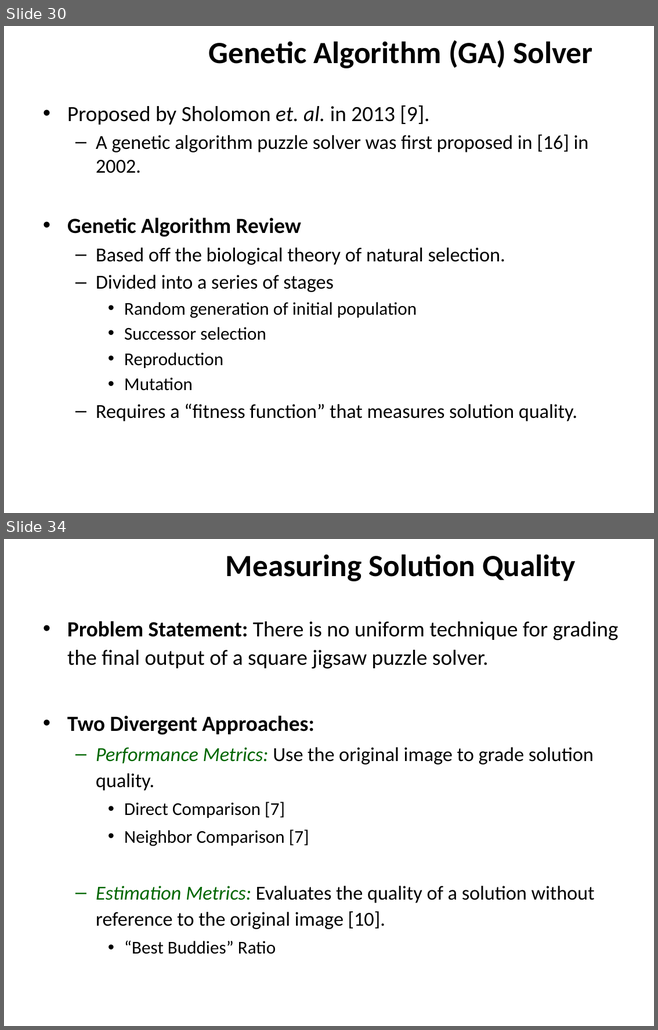
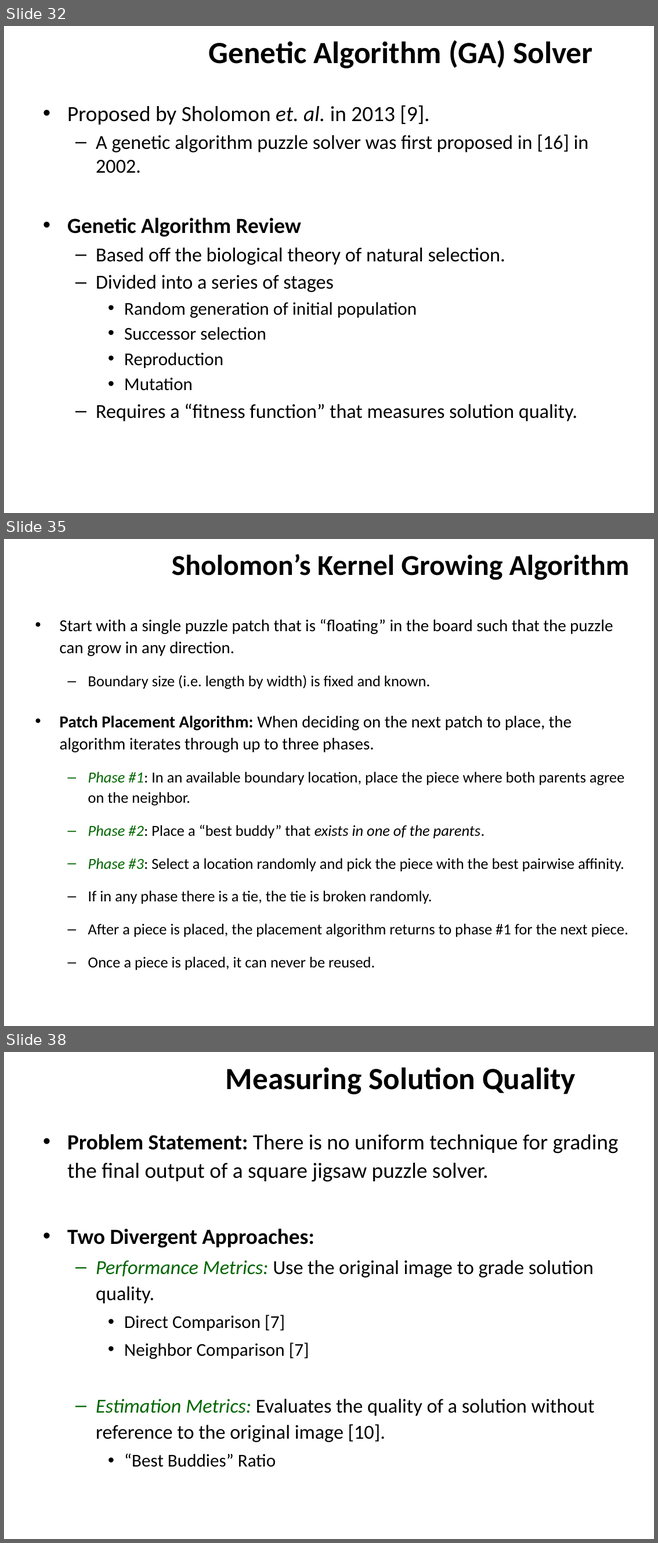
Before and after one commit to ZaydH/sjsu_thesis, a slide deck: Papers/Zayd_Hammoudeh_-_Square_Jigsaw_Puzzle_Problem_Literature_Review.pptx. Shown one above the other, each under a label of ours: slides 30 and 34 before the commit, slides 32, 35 and 38 after it; the slides between them are not shown. The pictures are 658x1030 and 658x1543 pixels, drawn with LibreOffice and Linux fonts; fonts in the diff are those of the drawing; background and template pictures are left out. Boxes give left, top, right and bottom in pixels: in the first picture for what was removed or moved away, otherwise in the second. Text is boxed around its words. In the diff, an @@ line names an element or a change of style, - is before the commit and + after.

```diff
--- a/Papers/Zayd_Hammoudeh_-_Square_Jigsaw_Puzzle_Problem_Literature_Review.pptx
+++ b/Papers/Zayd_Hammoudeh_-_Square_Jigsaw_Puzzle_Problem_Literature_Review.pptx
@@ slide 35 added at [4,539,654,1026], background #FFFFFF @@
@@ title added at [172,554,629,580], 32 pt, text #000000, bold @@
+Sholomon’s Kernel Growing Algorithm
@@ text added at [60,619,628,971], 17.1 pt, text #000000 @@
+• Start with a single puzzle patch that is “floating” in the board such that the puzzle can grow in any direction.
+  – Boundary size (i.e. length by width) is fixed and known.
+• Patch Placement Algorithm: When deciding on the next patch to place, the algorithm iterates through up to three phases.
+  – Phase #1: In an available boundary location, place the piece where both parents agree on the neighbor.
+  – Phase #2: Place a “best buddy” that exists in one of the parents.
+  – Phase #3: Select a location randomly and pick the piece with the best pairwise affinity.
+  – If in any phase there is a tie, the tie is broken randomly.
+  – After a piece is placed, the placement algorithm returns to phase #1 for the next piece.
+  – Once a piece is placed, it can never be reused.
@@ what was slide 30 is now slide 32 @@
@@ what was slide 34 is now slide 38 @@
```
Also in this commit, not shown: 9 slides changed, 5 other slides added, 1 slide removed, 2 other files.
